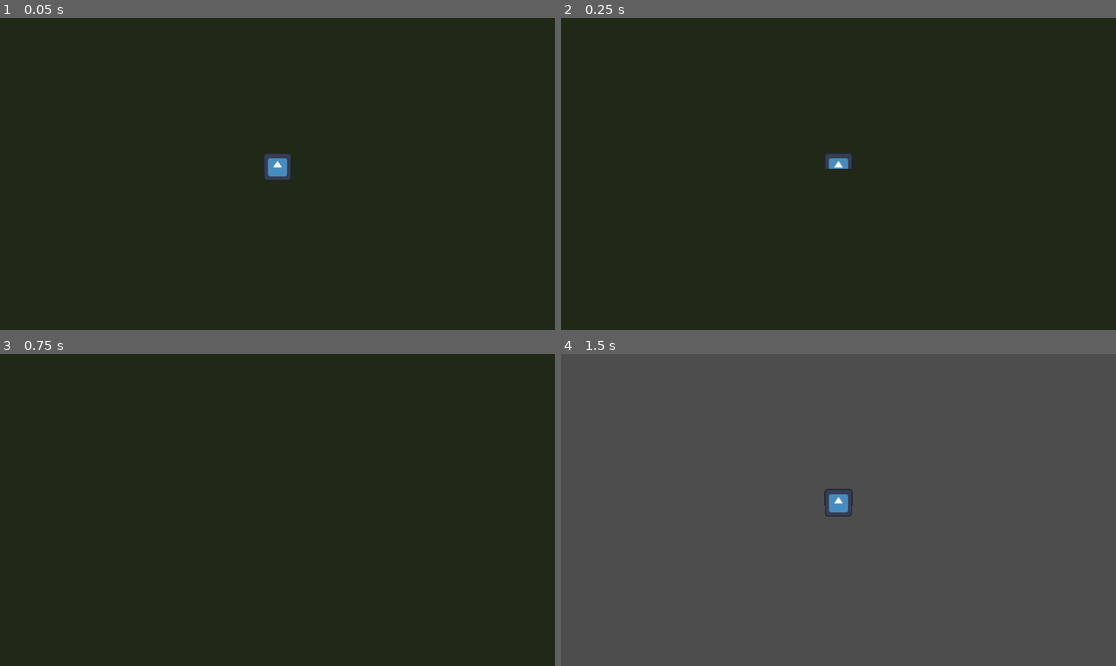
Above: before the commit, frames 1-4 (two rows, left to right).
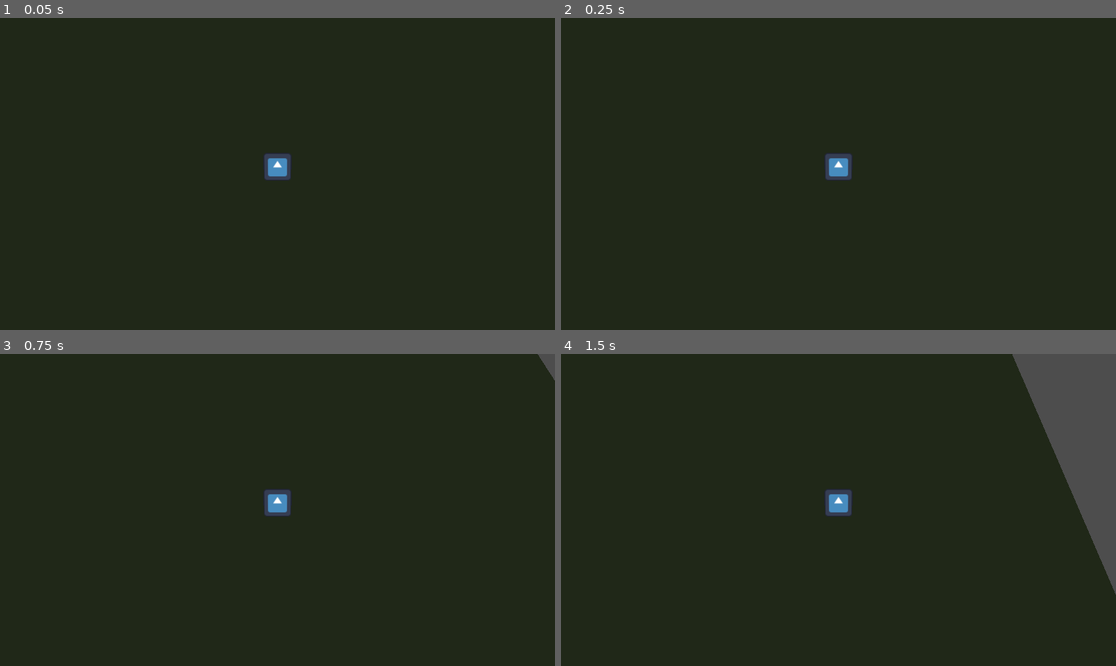
Above: after the commit, the same moments.

Repository: ALP-Games/Summoning
Game: Godot game, scene res://Scenes/gameplay.tscn
Same seed, same stepped clock (60 frames per second), same inputs: the game is played once before the commit and once after it. The engine's default icon, where the game draws it, is replaced by a stand-in: a white triangle on a blue panel in a dark square.
Inputs:
- Up to frame 1 (0.05 s): no input
- Up to frame 2 (0.25 s): no input
- Up to frame 3 (0.75 s): hold D (right) from 0.53 s (still down)
- Up to frame 4 (1.5 s): release D (right) at 1.28 s; hold S (down) from 1.28 s (still down)

Frame 1 is identical in both runs. In frame 2, 0.2% of the frame differs, in the area x 47-53%, y 48-53%; in frame 3, 0.6%; in frame 4, 92%, in the area x 0-100%, y 0-100%.

Commit message:
basic movement

Diff:
--- a/Characters/player.tscn
+++ b/Characters/player.tscn
@@ -6,6 +6,10 @@
 [sub_resource type="BoxShape3D" id="BoxShape3D_gvsnl"]
 
 [node name="Player" type="RigidBody3D"]
+axis_lock_linear_y = true
+axis_lock_angular_x = true
+axis_lock_angular_y = true
+axis_lock_angular_z = true
 script = ExtResource("1_ppsu3")
 
 [node name="Sprite3D" type="Sprite3D" parent="."]
--- a/Scripts/player.gd
+++ b/Scripts/player.gd
@@ -7,6 +7,12 @@
 	pass # Replace with function body.
 
 
+func _integrate_forces(state: PhysicsDirectBodyState3D) -> void:
+	var input_dir := Input.get_vector("left", "right", "up", "down")
+	var movement_velocity := Vector3(input_dir.x, 0, input_dir.y) * speed
+	linear_velocity = movement_velocity
+
+
 # Called every frame. 'delta' is the elapsed time since the previous frame.
 func _process(delta: float) -> void:
 	pass
